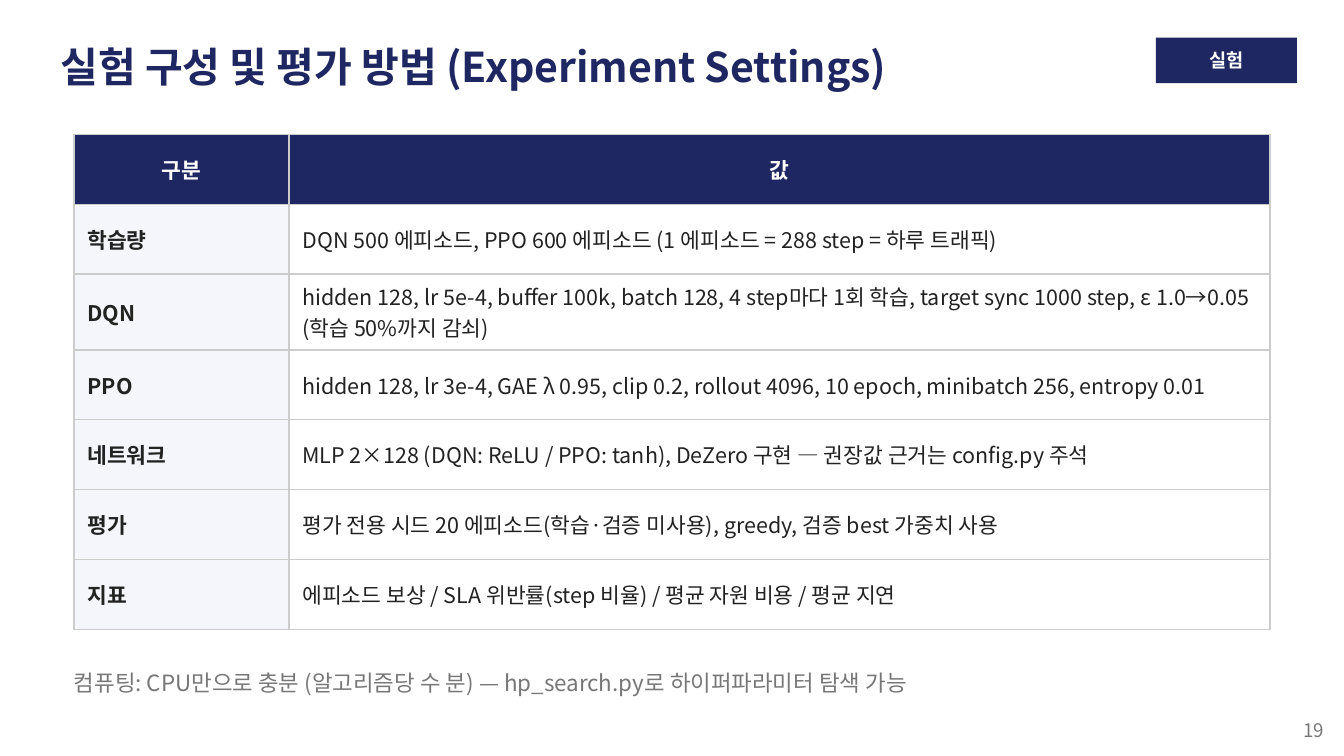
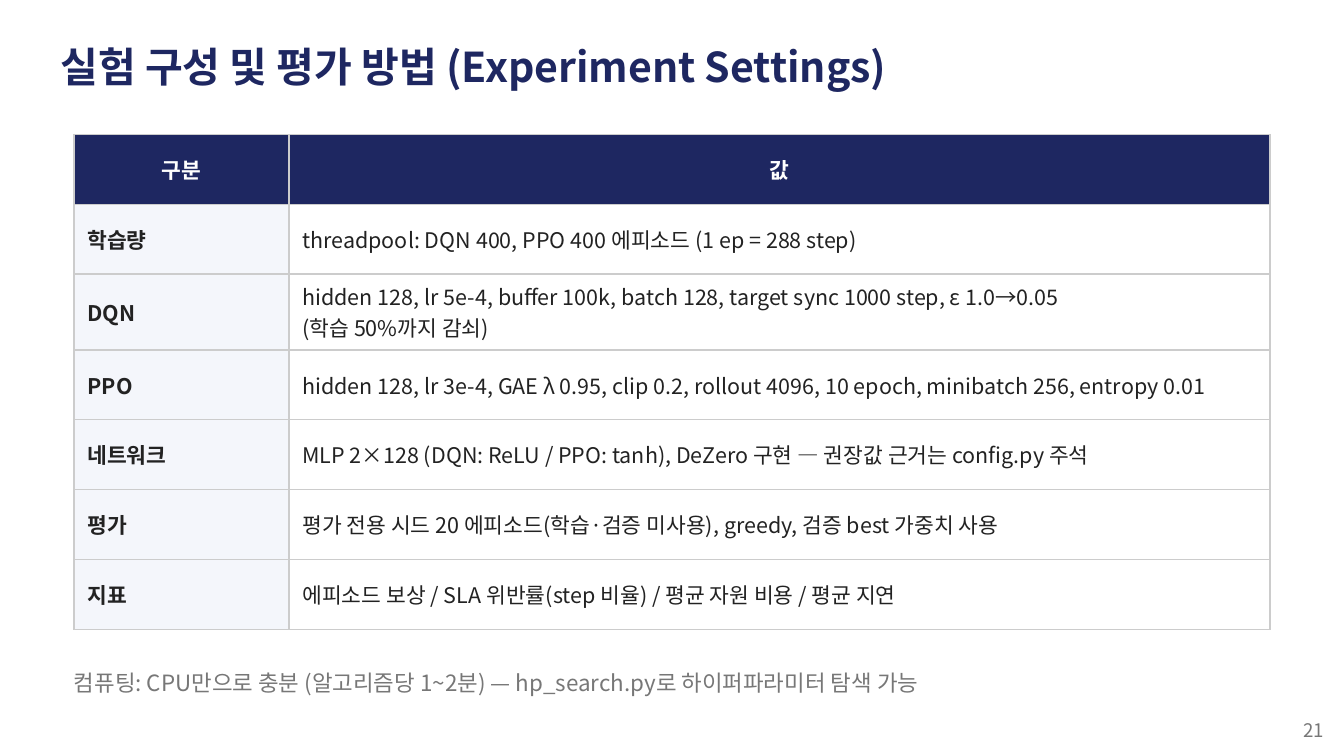
Before and after one commit to zzangdol1029/reinforce, a slide deck: slide 21 of autoscaling-rl/autoscaling_rl_발표.pptx (slide 19 before the commit). Drawn at 1344x756 pixels with LibreOffice and Linux fonts; fonts in the diff are those of the drawing. Boxes give left, top, right and bottom in pixels: in the first picture for what was removed or moved away, otherwise in the second. Text is boxed around its words. In the diff, an @@ line names an element or a change of style, - is before the commit and + after.

```diff
--- a/autoscaling-rl/autoscaling_rl_발표.pptx
+++ b/autoscaling-rl/autoscaling_rl_발표.pptx
@@ rectangle removed at [1156,38,1297,83] @@
@@ text removed at [1209,51,1243,69] @@
-실험
@@ table at [74,134,1270,624] @@
-row 2, column 2: DQN 500 에피소드, PPO 600 에피소드 (1 에피소드 = 288 step = 하루 트래픽)
+row 2, column 2: threadpool: DQN 400, PPO 400 에피소드 (1 ep = 288 step)
-row 3, column 2: hidden 128, lr 5e-4, buffer 100k, batch 128, 4 step마다 1회 학습, target sync 1000 step, ε 1.0→0.05 (학습 50%까지 감쇠)
+row 3, column 2: hidden 128, lr 5e-4, buffer 100k, batch 128, target sync 1000 step, ε 1.0→0.05 / (학습 50%까지 감쇠)
@@ text at [74,672,918,696]: text changed @@
-컴퓨팅: CPU만으로 충분 (알고리즘당 수 분) — hp_search.py로 하이퍼파라미터 탐색 가능
+컴퓨팅: CPU만으로 충분 (알고리즘당 1~2분) — hp_search.py로 하이퍼파라미터 탐색 가능
@@ text at [1303,723,1324,737]: text changed @@
-19
+21
```
Also in this commit, not shown: 24 other slides changed, 3 slides added, 1 slide removed, 2 other files.
